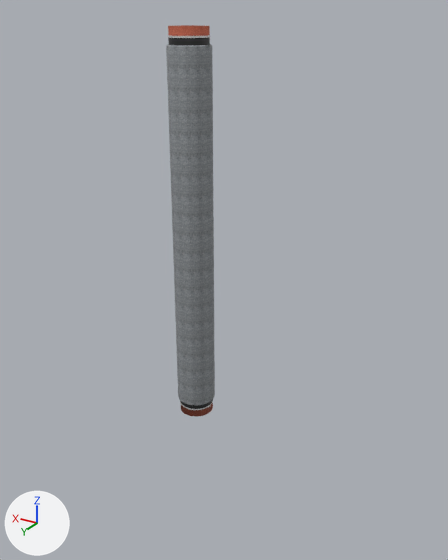
What one commit did to the glTF model nordstream-ar-1.glb.
Before and after are seen from a 50 mm camera at (-10.75, 16.19, 13.91) aimed at (-1.77, 1.22, 6.42). The lights are fixed; the arrows at lower left show +X, +Y and +Z. Where no turn or scale is listed for an object, it has been applied to the vertices.

Script lines for the objects in view, before the commit:
```python
me_circle = bpy.data.meshes.new('Circle')
me_circle.from_pydata(...)  # 200 vertices, 400 faces; spans x -0.59..0.59, y -0.59..0.59, z -6.5..6.5
me_circle.materials.append(mat_rost)  # picture img_rost2
me_circle_004 = bpy.data.meshes.new('Circle.004')
me_circle_004.from_pydata(...)  # 200 vertices, 400 faces; spans x -0.592..0.592, y -0.594..0.594, z 6.25..6.5
me_circle_004.materials.append(mat_metall)  # white #e7e7e7
me_circle_005 = bpy.data.meshes.new('Circle.005')
me_circle_005.from_pydata(...)  # 200 vertices, 400 faces; spans x -0.594..0.594, y -0.595..0.595, z 6.284..6.5
me_circle_005.materials.append(mat_schwarz)  # black #252525
ob_ring_black_001 = bpy.data.objects.new('ring black.001', me_circle_005)
ob_ring_black_001.location = (0.0, 0.22, 7.4)
ob_ring_black_001.rotation_euler = (0.0, 0.0, -3.142)  # degrees (0, 0, -180)
ob_ring_black_001.scale = (-1.0, -1.0, -1.0)
ob_ring_metall_001 = bpy.data.objects.new('ring metall.001', me_circle_004)
ob_ring_metall_001.location = (0.0, 0.22, 7.35)
ob_ring_metall_001.rotation_euler = (0.0, 0.0, -3.142)  # degrees (0, 0, -180)
ob_ring_metall_001.scale = (-1.0, -1.0, -1.0)
ob_ring_rost_rohr = bpy.data.objects.new('ring rost rohr', me_circle)
ob_ring_rost_rohr.location = (0.0, 0.22, 7.07)
# also in view: 'ring beton' at (0.0, 0.22, 7.07)
```
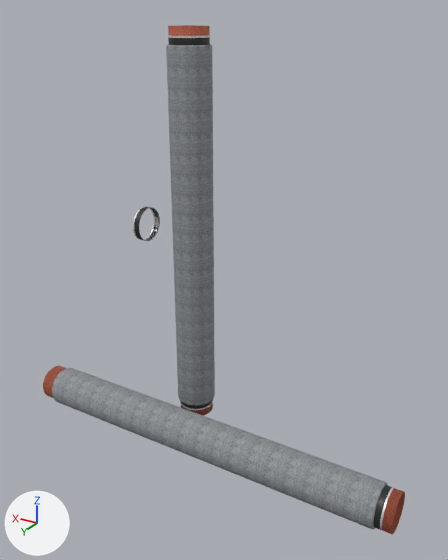
The newer file is also turned or shifted as a whole; pictures and numbers use the older file's frame.

What differs and where, as boxes [x1, y1, x2, y2] in the pictures (448 x 560 px):
'ring beton.001', added
    after: [52, 368, 388, 529]
'ring rost rohr.001', added (red)
    after: [43, 366, 405, 534]
'ring black.003', added
    after: [374, 485, 392, 529]
'ring black.002', added
    after: [134, 207, 160, 241]
'ring metall.002', added
    after: [133, 207, 159, 241]
'ring metall.003', added
    after: [380, 487, 394, 530]

What changed in the scene script:
```text
Add me_circle_009:
    me_circle_009.from_pydata(...)  # 200 vertices, 400 faces; spans x 6.284..6.5, y -0.596..0.596, z -0.594..0.594
    me_circle_009.materials.append(mat_schwarz)  # black #252525
Add me_circle_008:
    me_circle_008.from_pydata(...)  # 200 vertices, 400 faces; spans x 6.25..6.5, y -0.594..0.594, z -0.592..0.592
    me_circle_008.materials.append(mat_metall)  # white #e7e7e7
Add me_circle_007:
    me_circle_007.from_pydata(...)  # 700 vertices, 1400 faces; spans x -6.0..6.0, y -0.67..0.67, z -0.67..0.67
    me_circle_007.materials.append(mat_material_001)  # picture img_beton1
Add me_circle_006:
    me_circle_006.from_pydata(...)  # 200 vertices, 400 faces; spans x -6.5..6.5, y -0.59..0.59, z -0.59..0.59
    me_circle_006.materials.append(mat_rost)  # picture img_rost2
Add ob_ring_black_003:
    ob_ring_black_003 = bpy.data.objects.new('ring black.003', me_circle_005.copy())  # the mesh of ob_ring_black_001
    ob_ring_black_003.location = (-1.24, 2.36, 1.24)
    ob_ring_black_003.rotation_euler = (-3.142, -1.571, 0.0)  # degrees (-180, -90, 0)
    ob_ring_black_003.scale = (-1.0, -1.0, -1.0)
Add ob_ring_metall_003:
    ob_ring_metall_003 = bpy.data.objects.new('ring metall.003', me_circle_004.copy())  # the mesh of ob_ring_metall_001
    ob_ring_metall_003.location = (-1.3, 2.36, 1.24)
    ob_ring_metall_003.rotation_euler = (-3.142, -1.571, 0.0)  # degrees (-180, -90, 0)
    ob_ring_metall_003.scale = (-1.0, -1.0, -1.0)
Add ob_ring_black_002:
    ob_ring_black_002 = bpy.data.objects.new('ring black.002', me_circle_009)
    ob_ring_black_002.location = (-4.04, -0.39, 7.07)
Add ob_ring_metall_002:
    ob_ring_metall_002 = bpy.data.objects.new('ring metall.002', me_circle_008)
    ob_ring_metall_002.location = (-3.99, -0.39, 7.07)
Add ob_ring_beton_001:
    ob_ring_beton_001 = bpy.data.objects.new('ring beton.001', me_circle_007)
    ob_ring_beton_001.location = (-1.57, 2.36, 1.24)
Add ob_ring_rost_rohr_001:
    ob_ring_rost_rohr_001 = bpy.data.objects.new('ring rost rohr.001', me_circle_006)
    ob_ring_rost_rohr_001.location = (-1.57, 2.36, 1.24)
```
